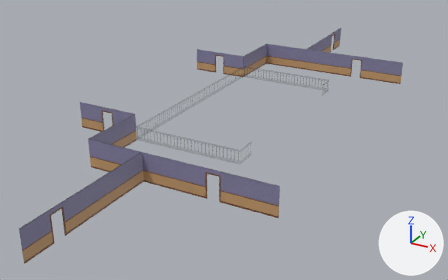
Renders of the Blender file Assets/Resources/house/second_floor_in.blend from each side of a commit.
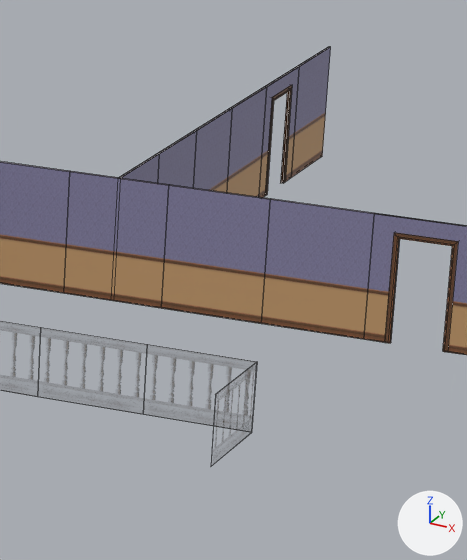
The first picture shows the older version from a 50 mm lens placed at (32.2, -65.3, 21.5), pointed at (5.4, -16.7, -2.8). The close-ups show both versions on the part from 64% to 81% of the width and 7% to 40% of the height of that picture; other places that the commit changed are outside them. The lights are fixed; the arrows at lower right show +X, +Y and +Z. The close-ups show mesh edges as thin lines.

In view in the first close-up: 'doorway0_Cube.004', 'doorway0_Cube.005', 'wall_0_Room.005', 'wall_0_Room.006', 'wall_0_Room.007', 'wall_0_Room.008', 'wall_0_Room.035', 'wall_0_Room.037', 'wall_0_Room.038', 'wall_0_Room.039', 'wall_0_Room.040'.
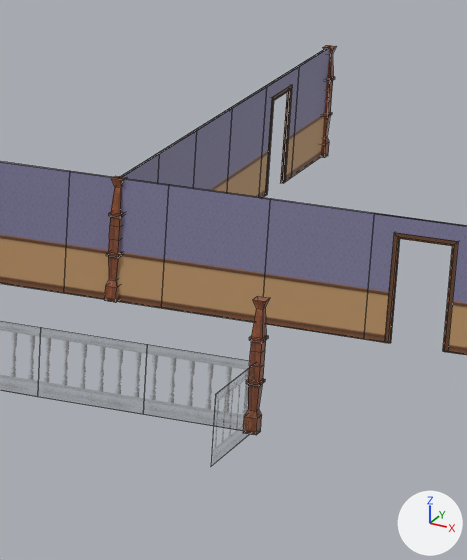
What differs and where, as boxes (x1, y1, x2, y2) in the close-ups (467 x 560 px):
'pillar0_Cube.012', added (brown)
    after: (243, 296, 270, 435)
'pillar0_Cube.001', added (brown)
    after: (105, 176, 127, 303)
'pillar0_Cube.002', added (brown)
    after: (321, 45, 336, 158)

Diff of the bpy script that builds the scene:
```diff
--- a/Assets/Resources/house/second_floor_in.blend.py
+++ b/Assets/Resources/house/second_floor_in.blend.py
@@ img_pillar0_texture_png_001 @@
+img_pillar0_texture_png_001 = load_image('pillar0_texture.png.001', '../PSXMansion/Textures/pillar0_texture.png', 256, 256, 'sRGB')
@@ mat_pillar0_material @@
+mat_pillar0_material = principled_material('pillar0_material')
+mat_pillar0_material.texture = img_pillar0_texture_png_001
+mat_pillar0_material.roughness = 0.526
@@ me_pillar0_cube_012 @@
+me_pillar0_cube_012.from_pydata(...)  # 52 vertices, 46 faces; spans x -0.12..0.12, y 0.0..2.4, z -0.12..0.12
+me_pillar0_cube_012.materials.append(mat_pillar0_material)  # picture img_pillar0_texture_png_001
@@ ob_pillar0_cube_012 @@
+ob_pillar0_cube_012 = bpy.data.objects.new('pillar0_Cube.012', me_pillar0_cube_012)
+ob_pillar0_cube_012.location = (12.0, -6.0, 0.0)
+ob_pillar0_cube_012.rotation_euler = (1.571, 0.0, 0.0)  # degrees (90, 0, 0)
@@ ob_pillar0_cube_002 @@
+ob_pillar0_cube_002 = bpy.data.objects.new('pillar0_Cube.002', me_pillar0_cube_012.copy())
+ob_pillar0_cube_002.location = (7.0, 12.0, 0.0)
+ob_pillar0_cube_002.rotation_euler = (1.571, 0.0, 0.0)  # degrees (90, 0, 0)
@@ ob_pillar0_cube_001 @@
+ob_pillar0_cube_001 = bpy.data.objects.new('pillar0_Cube.001', me_pillar0_cube_012.copy())
+ob_pillar0_cube_001.location = (7.0, 0.0, 0.0)
+ob_pillar0_cube_001.rotation_euler = (1.571, 0.0, 0.0)  # degrees (90, 0, 0)
```
